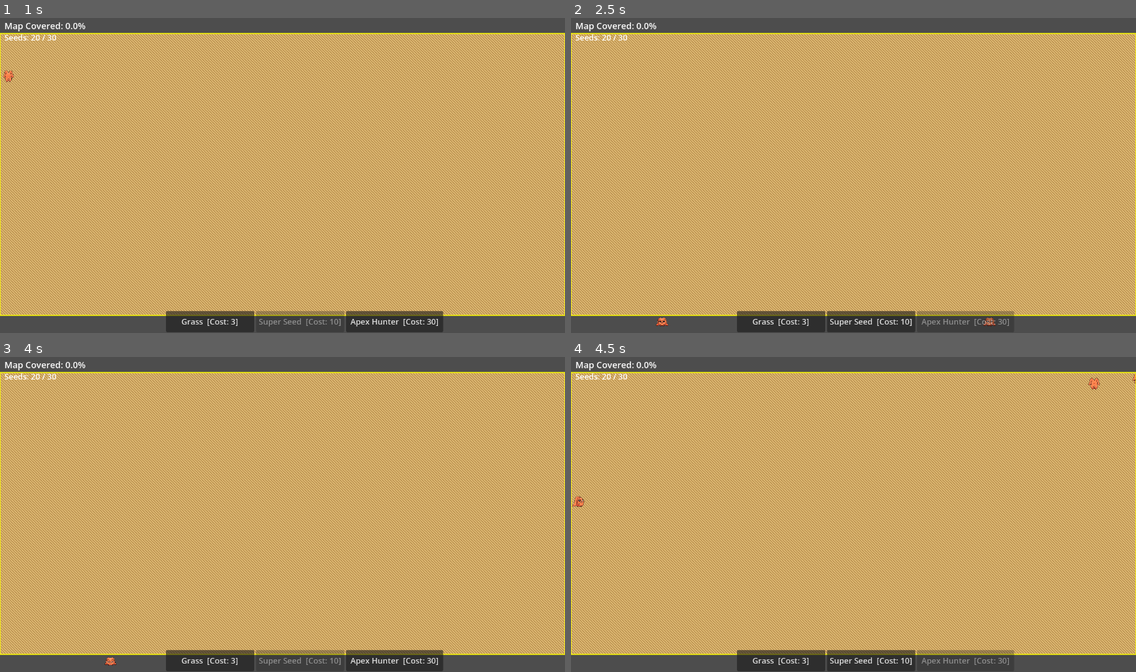
Above: before the commit, frames 1-4 (two rows, left to right).
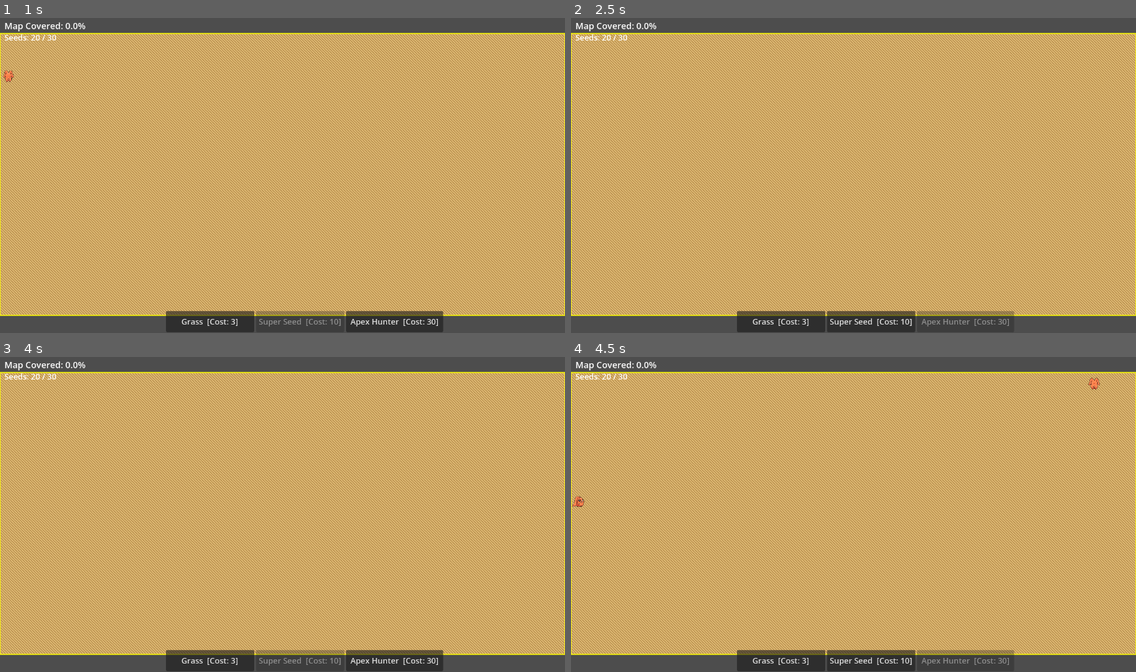
Above: after the commit, the same moments.

Repository: mamo1016/ecosystem-game
Game: Godot game, scene res://world.tscn
Same seed, same stepped clock (60 frames per second), same inputs: the game is played once before the commit and once after it.
Inputs:
- Up to frame 1 (1 s): click "Super Seed [Cost: 10]" at 0.5 s
- Up to frame 2 (2.5 s): click "Grass [Cost: 3]" at 1.25 s; click "Apex Hunter [Cost: 30]" at 2 s
- Up to frame 3 (4 s): click "Grass [Cost: 3]" at 2.75 s; click "Super Seed [Cost: 10]" at 3.5 s
- Up to frame 4 (4.5 s): click "Apex Hunter [Cost: 30]" at 4.25 s

Frame 1 is identical in both runs. In frame 2, less than 0.1% of the frame differs, in the area x 15-76%, y 95-98%; in frame 3, less than 0.1%; in frame 4, less than 0.1%.

Commit message:
Hide animals that are outside the playground boundary
Co-Authored-By: Claude Sonnet 4.6 <noreply@anthropic.com>

Diff:
--- a/world.gd
+++ b/world.gd
@@ -200,6 +200,8 @@
 	draw_rect(Rect2(MAP_OFFSET.x, MAP_OFFSET.y, MAP_WIDTH * TILE_SIZE, MAP_HEIGHT * TILE_SIZE), Color.YELLOW, false, 2.0)
 
 func _draw_animal(animal: Dictionary, color: Color, texture: Texture2D, starvation_limit: int) -> void:
+	if animal.pos.x < 0 or animal.pos.y < 0 or animal.pos.x + animal.size > MAP_WIDTH or animal.pos.y + animal.size > MAP_HEIGHT:
+		return
 	var px: float = MAP_OFFSET.x + animal.pos.x * TILE_SIZE
 	var py: float = MAP_OFFSET.y + animal.pos.y * TILE_SIZE
 	var w: float = animal.size * TILE_SIZE
